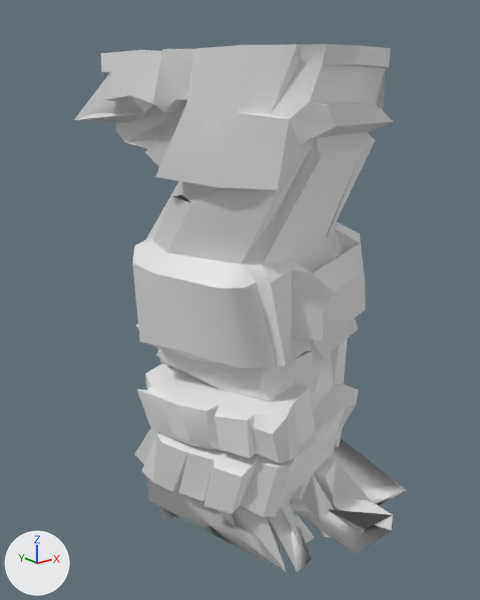
A saved change to the OBJ model src/main/resources/assets/kn8/meshes/suit/mk1_reinforced/right_leg.obj.
The view is the same before and after, from a camera (50 mm lens) standing at (-0.721, -0.882, 0.687) and looking at (0.006, 0.026, 0.324). Arrows for +X, +Y and +Z are at lower left; the lights stay in place. The older version comes first. Where no turn or scale is listed for an object, it has been applied to the vertices. Vertices at exactly the same position are counted once.

The first picture shows 'right_leg'.
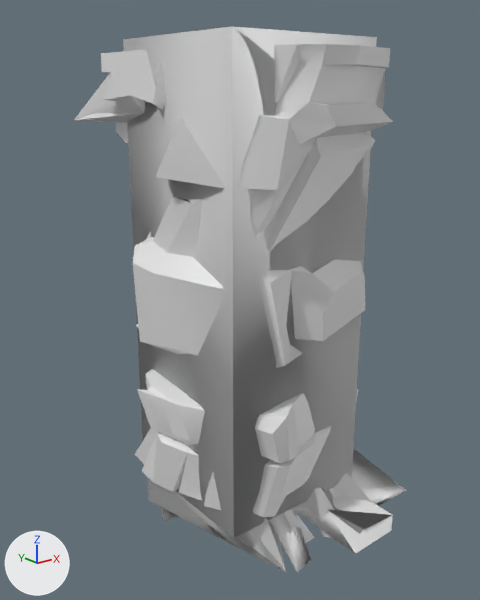
Changed parts and their boxes [x1, y1, x2, y2] in the pictures (480 x 600 px):
'right_leg', reshaped: before [74, 44, 406, 573]; after [74, 27, 406, 573]
part 1 of me_right_leg, added: after [123, 27, 377, 538]

Edits to the bpy script that builds the scene:
```text
Change me_right_leg:
    used by ob_right_leg; location = (0.0, 0.0, 0.0)
    remove me_right_leg.from_pydata(...)  # 486 vertices, 969 faces; spans x -0.199..0.237, y -0.278..0.294, z -0.158..0.75
    add me_right_leg.from_pydata(...)  # 494 vertices, 981 faces; spans x -0.199..0.237, y -0.278..0.294, z -0.158..0.769
    me_right_leg part 1: a new loose piece, a box spanning x -0.144..0.144, y -0.144..0.144, z -0.019..0.769
    other edits to the shape of me_right_leg do not show in these pictures
```
